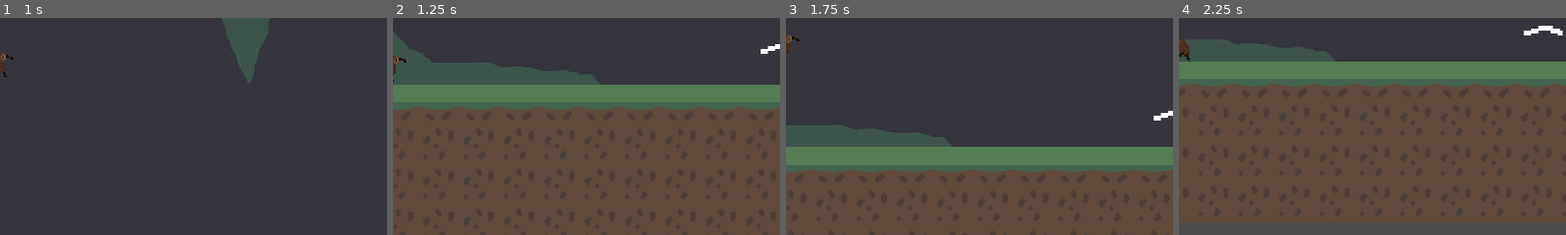
Above: before the commit, frames 1-4 (left to right).
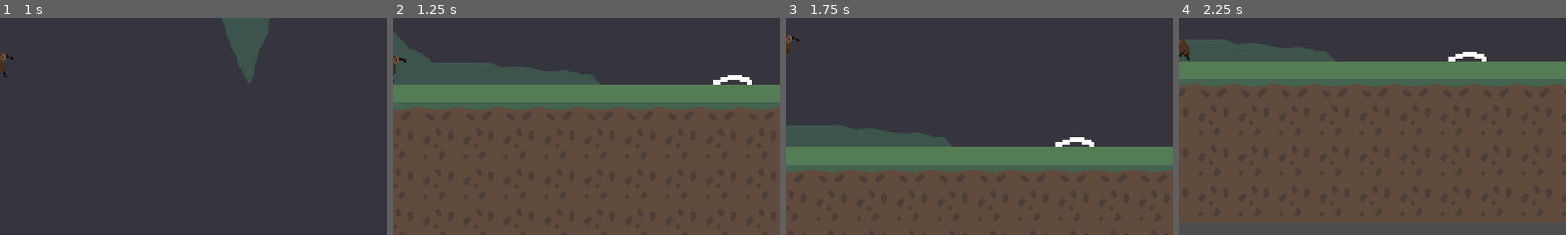
Above: after the commit, the same moments.

Repository: 2192375d/spring2djam
Game: Godot game, scene res://world/World.tscn
Two runs of this game, one before a commit and one after it. Both use one fixed random seed, a clock stepped at 60 frames per second and the inputs below. The engine's default icon, where the game draws it, is replaced by a stand-in: a white triangle on a blue panel in a dark square.
Inputs:
- Up to frame 1 (1 s): hold D (right) from 0.53 s (still down); tap Space (space) at 0.6 s; tap W (up) at 0.77 s
- Up to frame 2 (1.25 s): keep holding D (right)
- Up to frame 3 (1.75 s): keep holding D (right); tap Space (space) at 1.35 s; tap W (up) at 1.52 s
- Up to frame 4 (2.25 s): release D (right) at 2.03 s; hold A (left) from 2.03 s (still down); tap Space (space) at 2.1 s
The pictures show only the part of the screen within x 50-100%, y 43-93%; the shares and areas given below are measured in that part.

Frame 1 is identical in both runs. In frame 2, 0.4% of the frame differs, in the area x 82-100%, y 12-31%; in frame 3, 0.4%; in frame 4, 0.5%, in the area x 69-100%, y 3-21%.

Commit message:
feat: prey state machine working

Diff:
--- a/entity/ground_animal.gd
+++ b/entity/ground_animal.gd
@@ -29,19 +29,30 @@
 	if (!domain_radius):
 		domain_radius = Constants.CONSTANT_DOMAIN_RADIUS
 	# connect signals
-	vision_area.body_entered.connect(_on_vision_area_entered)
+	vision_area.body_entered.connect(_on_vision_body_entered)
+	vision_area.body_exited.connect(_on_vision_body_exited)
 	#if (eating_area):
 	eating_area.body_entered.connect(_on_eating_area_body_entered)
 	if get_parent() is not Player:
 		self.state_machine.setup()
 
-func _on_vision_area_entered(body: Node2D) -> void:
+func _on_vision_body_entered(body: Node2D) -> void:
 	# check predator or prey
 	if body is Animal:
-		if body.entity_resource.hierarchy < entity_resource.hierarchy: # TODO: CHANGE THIS IF THIS CAUSES BUGS
+		if body.entity_resource.hierarchy < entity_resource.hierarchy:
 			preylist.push_back(body)
 		elif body.entity_resource.hierarchy > entity_resource.hierarchy:
 			predatorlist.push_back(body)
+
+func _on_vision_body_exited(body: Node2D) -> void:
+	if body is Animal:
+		if body.entity_resource.hierarchy < entity_resource.hierarchy:
+			# remove the corresponding body
+			if (body in preylist):
+				preylist.remove_at(preylist.find(body))
+		elif body.entity_resource.hierarchy > entity_resource.hierarchy:
+			if (body in predatorlist):
+				predatorlist.remove_at(predatorlist.find(body))
 
 
 func _physics_process(delta: float) -> void:
--- a/entity/ground_states/head_back.gd
+++ b/entity/ground_states/head_back.gd
@@ -17,12 +17,8 @@
 func process_physics_frame(delta : float) -> GroundState.Name:
 	# go back to domain
 	actor.velocity = (actor.domain_point - actor.global_position).normalized() * actor.speed
-	print(self.actor.predatorlist)
-	print(self.actor.preylist)
-
 
 	# check if predators exist
-
 	if (len(self.actor.predatorlist) > 0):
 		return GroundState.Name.RUN_AWAY
 
--- a/entity/ground_states/idle.gd
+++ b/entity/ground_states/idle.gd
@@ -4,7 +4,7 @@
 func enter() -> void:
 	print("entered Idle")
 	var rval = [-1,1][randi_range(0, 1)] # random -1 or 1
-	actor.velocity.x = rval * 100
+	actor.velocity.x = rval * actor.speed
 
 func exit() -> void:
 	print("exited Idle")
--- a/entity/scenes/worm.tscn
+++ b/entity/scenes/worm.tscn
@@ -66,7 +66,7 @@
 radius = 12.539936
 
 [sub_resource type="CircleShape2D" id="CircleShape2D_cr74x"]
-radius = 18.150604
+radius = 33.359993
 
 [node name="Worm" type="CharacterBody2D" unique_id=1498860485 node_paths=PackedStringArray("animation", "state_machine", "vision_area", "eating_area")]
 scale = Vector2(3, 3)
--- a/world/World.tscn
+++ b/world/World.tscn
@@ -200,6 +200,6 @@
 tile_set = SubResource("TileSet_txrfu")
 
 [node name="Worm" parent="." unique_id=1498860485 instance=ExtResource("8_txrfu")]
-position = Vector2(760, 946.00006)
+position = Vector2(727, 983.00006)
 
 [connection signal="timeout" from="Player/HungerDrainTimer" to="Player" method="_on_hunger_drain_timer_timeout"]
